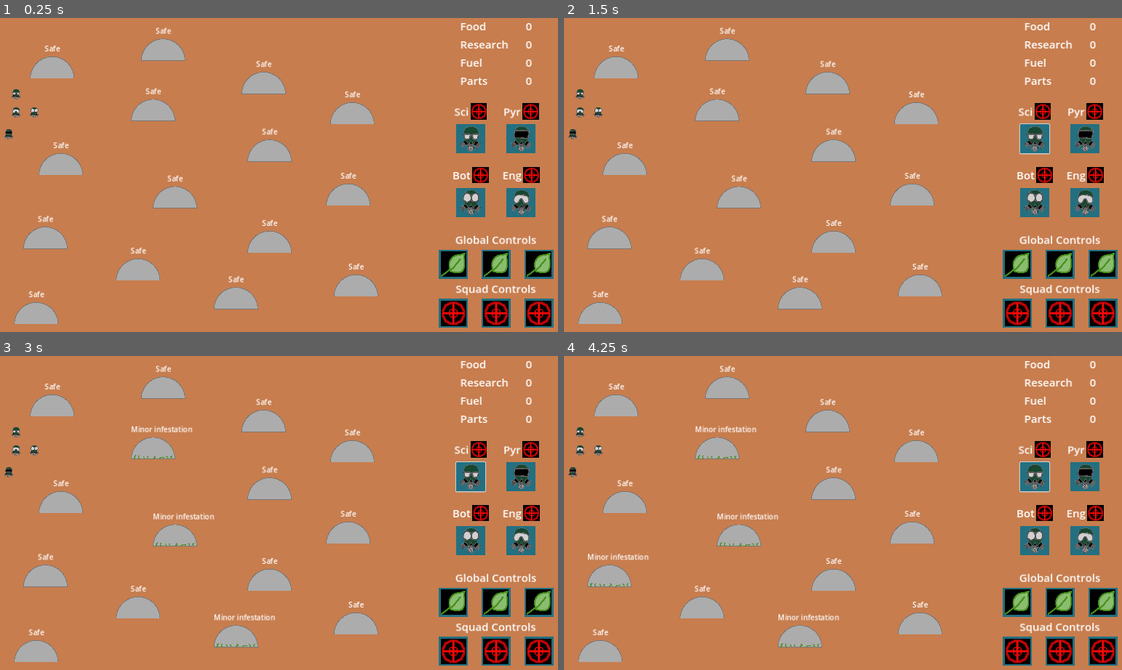
Above: before the commit, frames 1-4 (two rows, left to right).
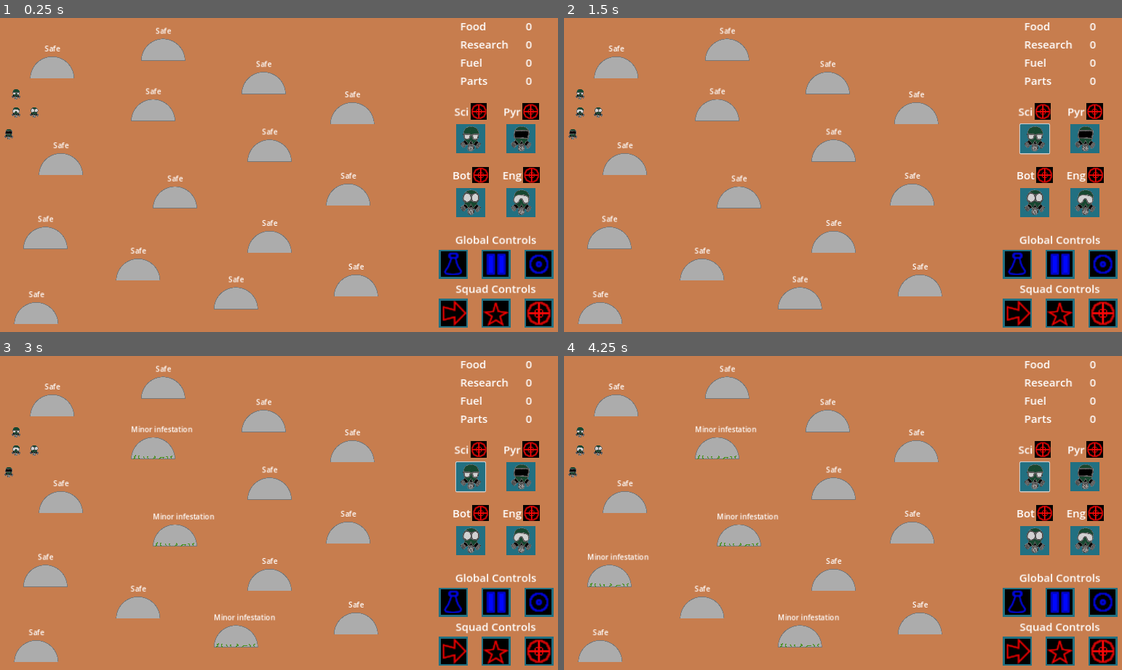
Above: after the commit, the same moments.

Repository: Aveli-games/contra-tentacula
Game: Godot game, scene res://main.tscn
The game is run twice, just before and just after one commit, with the same random seed, the same clock (stepped at 60 frames per second) and the same inputs.
Inputs (mouse positions are in pixels of both pictures, inside the frame that each line leads up to):
- Up to frame 1 (0.25 s): no input
- Up to frame 2 (1.5 s): click (1032, 137) at 0.52 s; click (1032, 137) at 1.27 s
- Up to frame 3 (3 s): click (468, 475) at 2.02 s; tap Enter at 2.75 s; move the mouse to (16, 431) at 2.77 s; click (16, 431) at 2.92 s
- Up to frame 4 (4.25 s): tap Space at 3.5 s; move the mouse to (575, 472) at 3.52 s; click (575, 472) at 3.67 s

The runs differ from the first frame. In frame 1, 1.2% of the frame differs, in the area x 79-99%, y 74-99%; in frame 2, 1.2%; in frame 3, 1.2%; in frame 4, 1.2%.

Commit message:
Add remaining placeholder icons
Load placeholders on ready in each control section

Diff:
--- /dev/null
+++ b/gobal_controls.gd
@@ -0,0 +1,8 @@
+extends HBoxContainer
+
+
+# Called when the node enters the scene tree for the first time.
+func _ready():
+	$ResearchMenuButton.set_icon("res://art/command_sprites/research_sprite_placeholder.png")
+	$PlayPauseButton.set_icon("res://art/command_sprites/pause_sprite_placeholder.png")
+	$MainMenuButton.set_icon("res://art/command_sprites/main_menu_sprite_placeholder.png")
--- a/squad_controls.gd
+++ b/squad_controls.gd
@@ -2,6 +2,6 @@
 
 # Called when the node enters the scene tree for the first time.
 func _ready():
-	$MoveButton.set_icon("res://art/command_sprites/fight_sprite_placeholder.png")
-	$SpecialButton.set_icon("res://art/command_sprites/fight_sprite_placeholder.png")
+	$MoveButton.set_icon("res://art/command_sprites/move_sprite_placeholder.png")
+	$SpecialButton.set_icon("res://art/command_sprites/special_sprite_placeholder.png")
 	$FightButton.set_icon("res://art/command_sprites/fight_sprite_placeholder.png")
--- a/ui.tscn
+++ b/ui.tscn
@@ -1,9 +1,10 @@
-[gd_scene load_steps=6 format=3 uid="uid://1gp43cg7oef4"]
+[gd_scene load_steps=7 format=3 uid="uid://1gp43cg7oef4"]
 
 [ext_resource type="Script" path="res://ui.gd" id="1_wssrf"]
 [ext_resource type="PackedScene" uid="uid://ce1jmy6wn14ce" path="res://resource_info_display.tscn" id="1_xef0o"]
 [ext_resource type="PackedScene" uid="uid://buvr472mrq05r" path="res://squad_info_display.tscn" id="2_oxt2f"]
 [ext_resource type="PackedScene" uid="uid://ba0a03ibw3jqe" path="res://clickable_icon.tscn" id="3_u1dio"]
+[ext_resource type="Script" path="res://gobal_controls.gd" id="4_dw5pm"]
 [ext_resource type="Script" path="res://squad_controls.gd" id="5_613uf"]
 
 [node name="UI" type="CanvasLayer"]
@@ -71,6 +72,7 @@
 layout_mode = 2
 theme_override_constants/separation = 30
 alignment = 1
+script = ExtResource("4_dw5pm")
 
 [node name="ResearchMenuButton" parent="RightSidebar/ControlsDisplay/GlobalControls" instance=ExtResource("3_u1dio")]
 layout_mode = 2
Binary file added: art/command_sprites/main_menu_sprite_placeholder.png
Not shown, added: art/command_sprites/main_menu_sprite_placeholder.png.import
Binary file added: art/command_sprites/move_sprite_placeholder.png
Not shown, added: art/command_sprites/move_sprite_placeholder.png.import
Binary file added: art/command_sprites/pause_sprite_placeholder.png
Not shown, added: art/command_sprites/pause_sprite_placeholder.png.import
Binary file added: art/command_sprites/research_sprite_placeholder.png
Not shown, added: art/command_sprites/research_sprite_placeholder.png.import
Binary file added: art/command_sprites/special_sprite_placeholder.png
Not shown, added: art/command_sprites/special_sprite_placeholder.png.import
